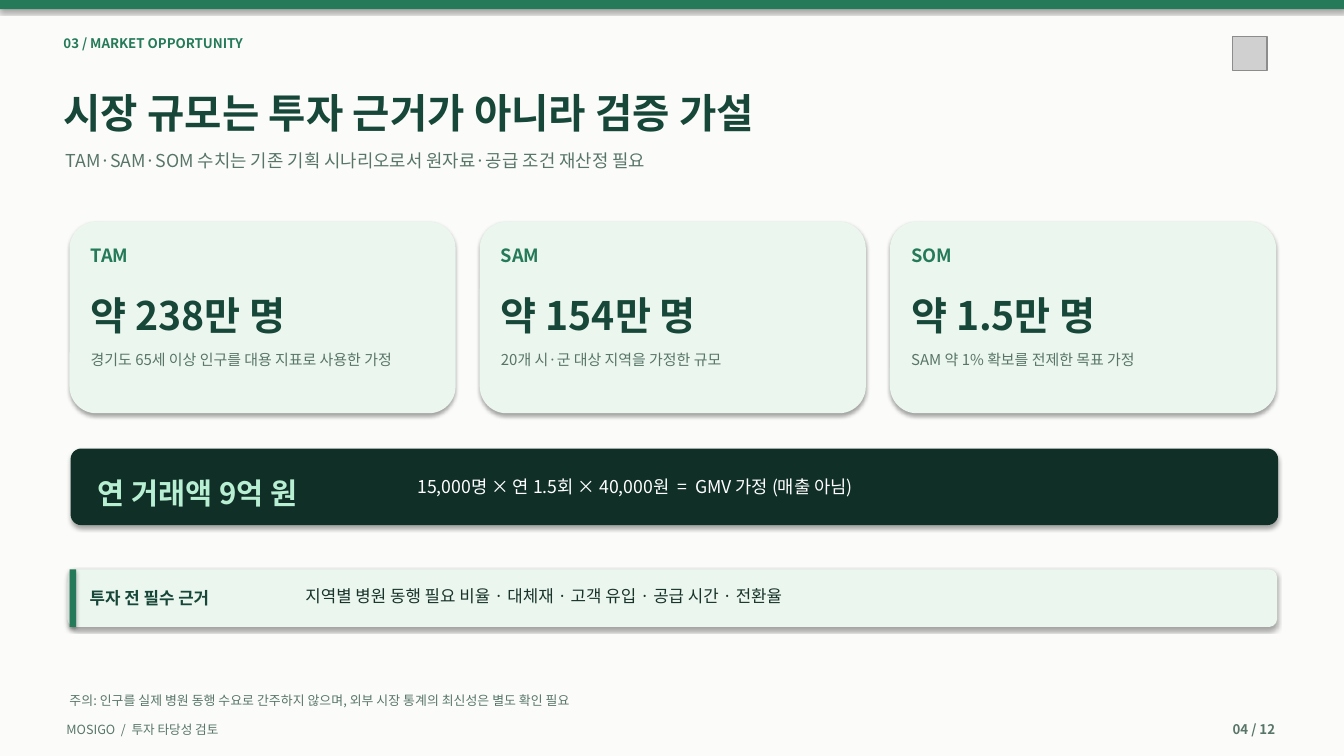
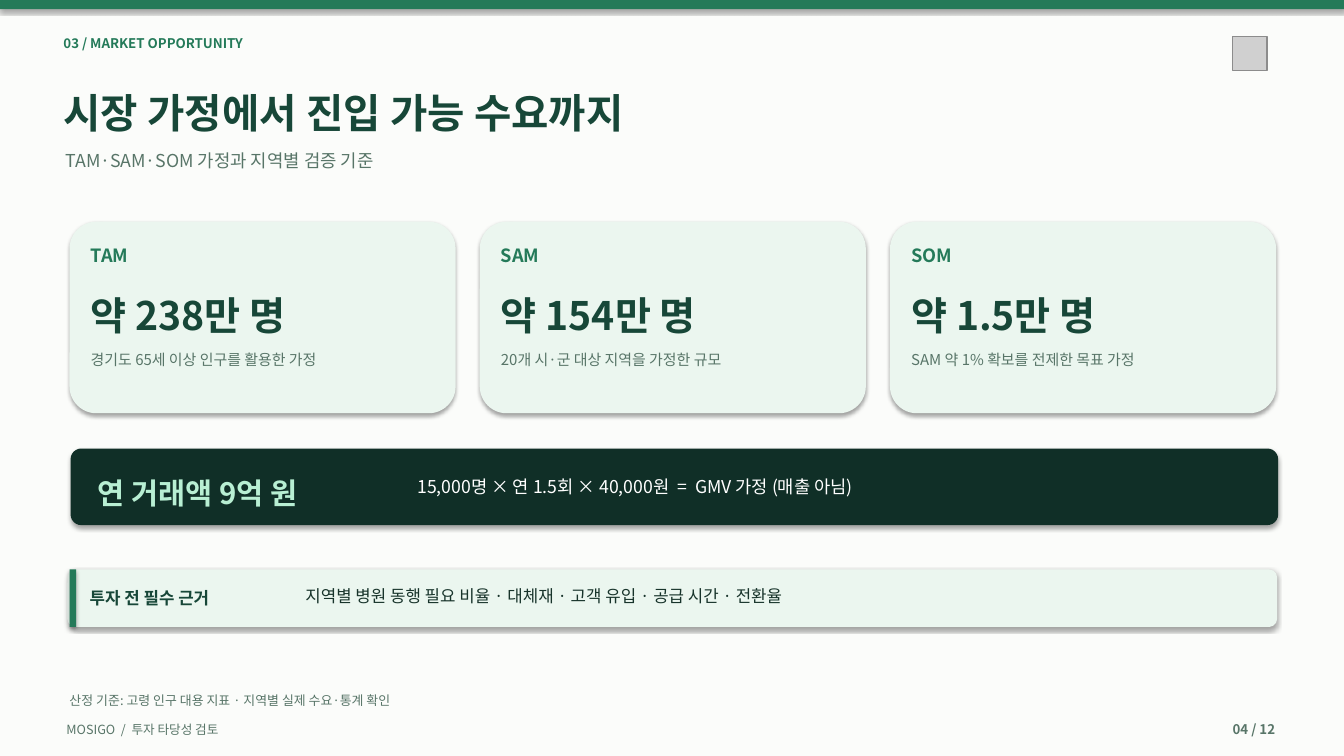
Before and after one commit to dohyunkimmm/mosigo-case-study, a slide deck: slide 4 of downloads/MOSIGO_IR_Investment_Review_12slides.pptx. Drawn at 1344x756 pixels with LibreOffice and Linux fonts; fonts in the diff are those of the drawing; grey boxes stand for pictures. Boxes give left, top, right and bottom in pixels: in the first picture for what was removed or moved away, otherwise in the second. Text is boxed around its words. In the diff, an @@ line names an element or a change of style, - is before the commit and + after.

```diff
--- a/downloads/MOSIGO_IR_Investment_Review_12slides.pptx
+++ b/downloads/MOSIGO_IR_Investment_Review_12slides.pptx
@@ text at bbox=[63, 94, 623, 132]: text changed @@
-시장 규모는 투자 근거가 아니라 검증 가설
+시장 가정에서 진입 가능 수요까지
@@ text at bbox=[65, 152, 374, 169]: text changed @@
-TAM·SAM·SOM 수치는 기존 기획 시나리오로서 원자료·공급 조건 재산정 필요
+TAM·SAM·SOM 가정과 지역별 검증 기준
@@ text at bbox=[91, 352, 316, 366]: text changed @@
-경기도 65세 이상 인구를 대용 지표로 사용한 가정
+경기도 65세 이상 인구를 활용한 가정
@@ text at bbox=[69, 694, 390, 706]: text changed @@
-주의: 인구를 실제 병원 동행 수요로 간주하지 않으며, 외부 시장 통계의 최신성은 별도 확인 필요
+산정 기준: 고령 인구 대용 지표 · 지역별 실제 수요·통계 확인
```
Also in this commit, not shown: 11 other slides changed, 25 other files.
